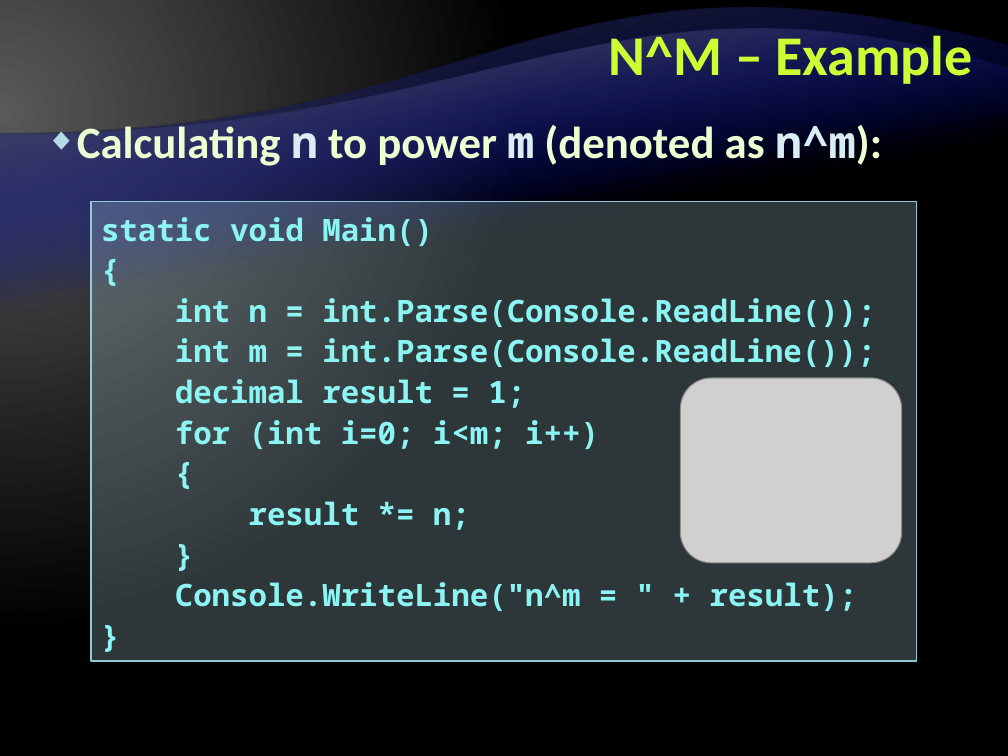
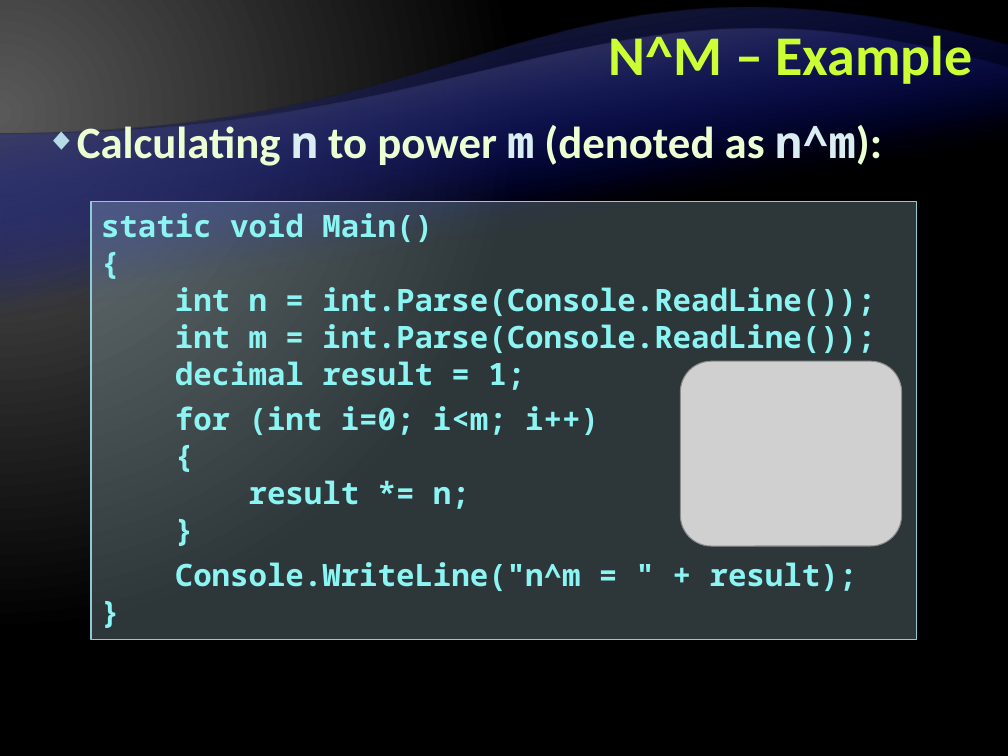
Before and after one commit to Graveheart/aspnetcourse, a slide deck: slide 76 of 2010/lectures/2. CSharp Language Overview - Part I.pptx. Drawn at 1008x756 pixels with LibreOffice and Linux fonts; fonts in the diff are those of the drawing; grey boxes stand for pictures; background and template pictures are left out. Boxes give left, top, right and bottom in pixels: in the first picture for what was removed or moved away, otherwise in the second. Text is boxed around its words. In the diff, an @@ line names an element or a change of style, - is before the commit and + after.

```diff
--- a/2010/lectures/2. CSharp Language Overview - Part I.pptx
+++ b/2010/lectures/2. CSharp Language Overview - Part I.pptx
@@ rectangle "static void Main()": place and size @@
-rectangle "static void Main()" at [91,202,916,661]
+rectangle "static void Main()" at [91,202,916,639]
@@ rectangle "static void Main()" at [91,202,916,639]: line spacing 1.1 to 1; more space between paragraphs @@
@@ picture: place and size @@
-picture at [680,378,902,562]
+picture at [680,361,902,545]
```
Also in this commit, not shown: 37 other slides changed.
